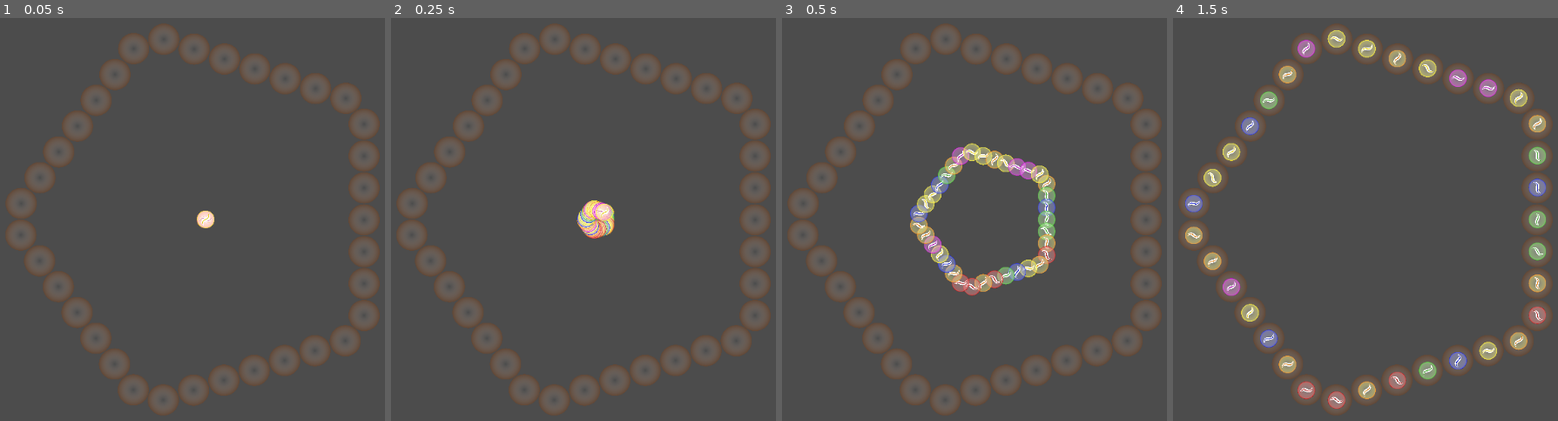
Above: before the commit, frames 1-4 (left to right).
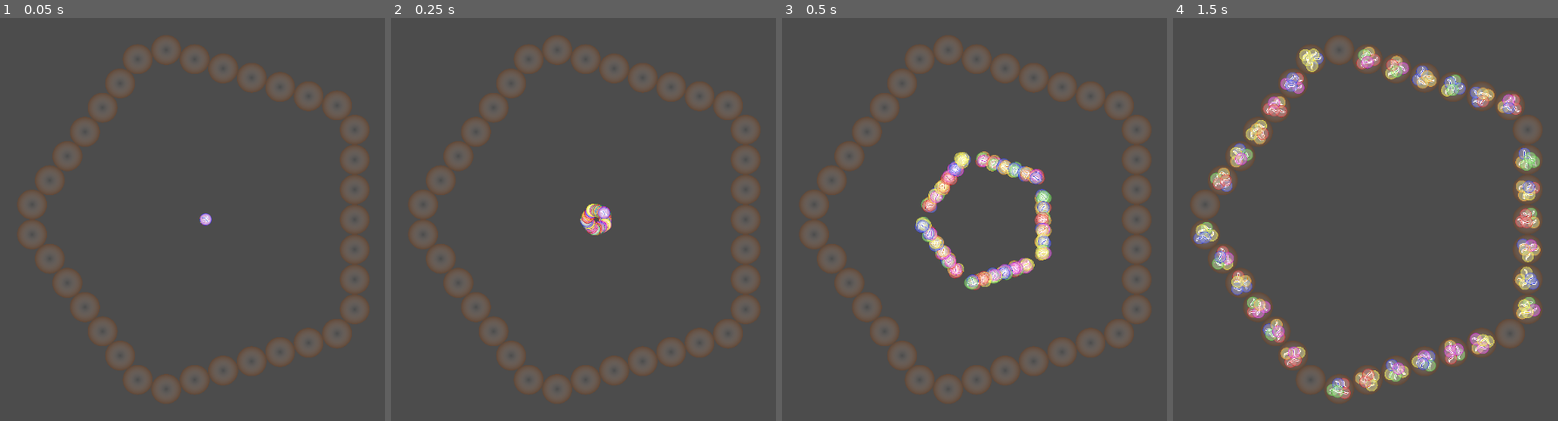
Above: after the commit, the same moments.

Repository: ItsNorin/Mancala
Game: Godot game, scene res://Scripts/Board/Board.tscn
The game is run twice, just before and just after one commit, with the same random seed, the same clock (stepped at 60 frames per second) and the same inputs. This scene is started directly instead of the project's main scene.
Inputs:
- Up to frame 1 (0.05 s): no input
- Up to frame 2 (0.25 s): no input
- Up to frame 3 (0.5 s): no input
- Up to frame 4 (1.5 s): no input

The runs differ from the first frame. In frame 1, 11% of the frame differs, in the area x 1-99%, y 1-99%; in frame 2, 11%; in frame 3, 16%; in frame 4, 18%.

Commit message:
Minor improvements and fixes

Diff:
--- a/Scripts/Board/Board.gd
+++ b/Scripts/Board/Board.gd
@@ -20,12 +20,18 @@
 export (int, 1, 16) var pitCount = 7 setget setPitCount
 export (int, 0, 24) var startingPieces = 4 setget setStartingPieces
 export (float, 1, 128) var pitRadius = 32 setget setPitRadius
-export (float, 1, 64) var pieceRadius = 8 setget setPieceRadius
+export (float, 0.1, 1) var pieceScale = 0.3 setget setPieceScale
+export (float, 0.1, 1) var pitPileScalar = 0.4 setget setPitPileScalar
 
 export (bool) var update = false setget setUpdate
 
-func setPieceRadius(r:float):
-	pieceRadius = r
+func setPitPileScalar(s:float):
+	pitPileScalar = s
+	setUpdate()
+	pass
+
+func setPieceScale(s:float):
+	pieceScale = s
 	setUpdate()
 	pass
 
@@ -63,25 +69,28 @@
 		sides.resize(sideCount)
 		for i in sideCount:
 			var r:PlayerRow = ROW.instance()
-			r.setPitCounts(pitCount)
+			r.setPitCount(pitCount)
 			r.setPitRadius(pitRadius)
+			r.setPileScalar(pitPileScalar)
 			r.rotate(theta*i + PI/2)
 
 			sides[i] = r
 
 
 		var sideLength:float = (sides.front() as PlayerRow).length()
-		sideLength += 2*(pitRadius/cos(theta/2) - pitRadius)
-		var layoutRadius:float = sideLength / (2 * tan(PI / sideCount))
+		sideLength += 2.0*(pitRadius/cos(theta/2.0) - pitRadius)
+		var layoutRadius:float = sideLength / (2.0 * tan(PI / sideCount))
 
 		# update layout
 		layout.remove_all_children()
 		layout.setRadius(layoutRadius)
 		layout.add_child_many(sides)
 
+		var pieceRadius = pitRadius * pieceScale
+
 		# add pieces to sides
 		for i in sideCount:
-			for j in pitCount:
+			for j in range(1, pitCount):
 				var pcs = pieceManager.getNewPieces(pieceRadius, startingPieces)
 				var p:Pit = (sides[i] as PlayerRow).getPit(j)
 				p.addPieces(pcs)
@@ -95,5 +104,6 @@
 	pass
 
 func _process(delta):
-	pieceManager.updatePiecePositions()
+	if pieceManager != null:
+		pieceManager.updatePiecePositions()
 	pass
--- a/Scripts/Board/Board.tscn
+++ b/Scripts/Board/Board.tscn
@@ -7,14 +7,16 @@
 [node name="Board" type="Node2D"]
 position = Vector2( 512, 300 )
 script = ExtResource( 1 )
-startingPieces = 1
-pitRadius = 23.438
-pieceRadius = 12.955
+startingPieces = 5
+pitRadius = 22.0
+pieceScale = 0.4
+pitPileScalar = 0.45
 
 [node name="CircleLayout" type="Node2D" parent="."]
 script = ExtResource( 2 )
-radius = 233.433
+radius = 219.111
 
 [node name="PieceManager" type="Node2D" parent="."]
 script = ExtResource( 3 )
 pieceColors = [ Color( 0.0941176, 0.137255, 0.768627, 1 ), Color( 0.662745, 0.0745098, 0.0745098, 1 ), Color( 0.227451, 0.627451, 0.145098, 1 ), Color( 0.666667, 0.054902, 0.686275, 1 ), Color( 0.827451, 0.47451, 0.0627451, 1 ), Color( 0.878431, 0.796078, 0.109804, 1 ) ]
+pieceMoveSpeed = 1.0
--- a/Scripts/Board/Pit/Pit.tscn
+++ b/Scripts/Board/Pit/Pit.tscn
@@ -13,7 +13,7 @@
 margin_bottom = 64.0
 texture = ExtResource( 3 )
 expand = true
-stretch_mode = 6
+stretch_mode = 5
 __meta__ = {
 "_edit_use_anchors_": false
 }
--- a/Scripts/Board/PlayerRow/PlayerRow.gd
+++ b/Scripts/Board/PlayerRow/PlayerRow.gd
@@ -3,8 +3,9 @@
 
 class_name PlayerRow
 
-export (int, 1, 12) var pitCount = 6 setget setPitCounts
-export (float, 0, 256) var pitRadius = 64 setget setPitRadius
+export (int, 1, 12) var _pitCount = 6 setget setPitCount
+export (float, 0, 256) var _pitRadius = 64 setget setPitRadius
+export (float, 0.1, 1) var _pileScalar = 0.4 setget setPileScalar
 
 var layout:LineLayoutCentered = null
 var PIT = preload("res://Scripts/Board/Pit/Pit.tscn")
@@ -12,28 +13,35 @@
 var pits = []
 
 func length() -> float:
-	return layout.length() + 2*pitRadius
+	return layout.length() + 2*_pitRadius
 
-func setPitRadius(r:float):
-	pitRadius = r
+func setPileScalar(s:float):
+	_pileScalar = s
 	_regeneratePits()
 	pass
 
-func setPitCounts(pc:int):
-	pitCount = pc
+func setPitRadius(r:float):
+	_pitRadius = r
+	_regeneratePits()
+	pass
+
+func setPitCount(pc:int):
+	_pitCount = pc
 	_regeneratePits()
 	pass
 
 func _regeneratePits():
 	if layout != null:
 		layout.remove_all_children()
-		layout.setSpacing(2*pitRadius)
+		layout.setSpacing(2*_pitRadius)
 
 		# create needed pits
-		pits.resize(pitCount)
-		for i in pitCount:
+		pits.resize(_pitCount)
+		for i in _pitCount:
 			var p:Pit = PIT.instance()
-			p.setRadius(pitRadius)
+			p.rotate(rand_range(0, 2*PI))
+			p.setRadius(_pitRadius)
+			p.setPileRadiusScalar(_pileScalar)
 			pits[i] = p
 
 		# update layout
@@ -44,8 +52,11 @@
 	return pits[i]
 
 func _init():
+	randomize()
+
 	layout = LineLayoutCentered.new()
-	layout.setSpacing(2*pitRadius)
-	setPitCounts(pitCount)
+	layout.setSpacing(2*_pitRadius)
 	add_child(layout)
+
+	setPitCount(_pitCount)
 	pass
--- a/Scripts/Layout/SunflowerSeedLayout/SunflowerSeedLayout.gd
+++ b/Scripts/Layout/SunflowerSeedLayout/SunflowerSeedLayout.gd
@@ -47,8 +47,8 @@
 		for i in range(0,cc):
 
 			var r:float = radius
-			if i < cc - bp:
-				r = radius * sqrt(i - 0.5) / sqrt(cc - (bp + 1) * 0.5)
+			if i <= cc - bp:
+				r = radius * sqrt(i + 0.5) / sqrt(cc - (bp + 1) * 0.5)
 
 			var theta:float = 2*PI*i / pow(PHI,2)
 
--- a/Scripts/Piece/Piece.gd
+++ b/Scripts/Piece/Piece.gd
@@ -22,15 +22,20 @@
 
 func animateMovement(posOffset:Vector2, speed:float = 1.0):
 	if pieceVisible != null:
-		var pi:Vector2 = pieceVisible.global_position + posOffset
 		var pf:Vector2 = self.global_position + posOffset
+
+		if Engine.is_editor_hint():
+			pieceVisible.position = pf
+		else:
+			var pi:Vector2 = pieceVisible.global_position + posOffset
+
 # warning-ignore:return_value_discarded
-		tween.interpolate_property(
-			pieceVisible,"position",
-			pi, pf, speed,
-			Tween.TRANS_CIRC, Tween.EASE_IN_OUT)
+			tween.interpolate_property(
+				pieceVisible,"position",
+				pi, pf, speed,
+				Tween.TRANS_CIRC, Tween.EASE_IN_OUT)
 # warning-ignore:return_value_discarded
-		tween.start()
+			tween.start()
 	pass
 
 
--- a/project.godot
+++ b/project.godot
@@ -78,6 +78,10 @@
 run/main_scene="res://Main.tscn"
 config/icon="res://icon.png"
 
+[display]
+
+window/stretch/aspect="keep_width"
+
 [rendering]
 
 quality/driver/driver_name="GLES2"
